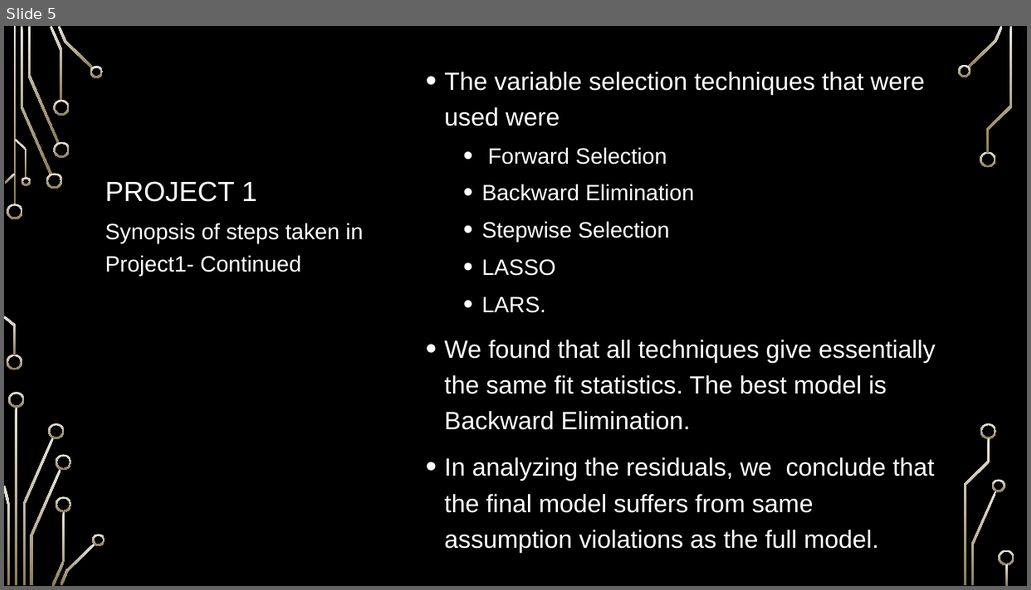
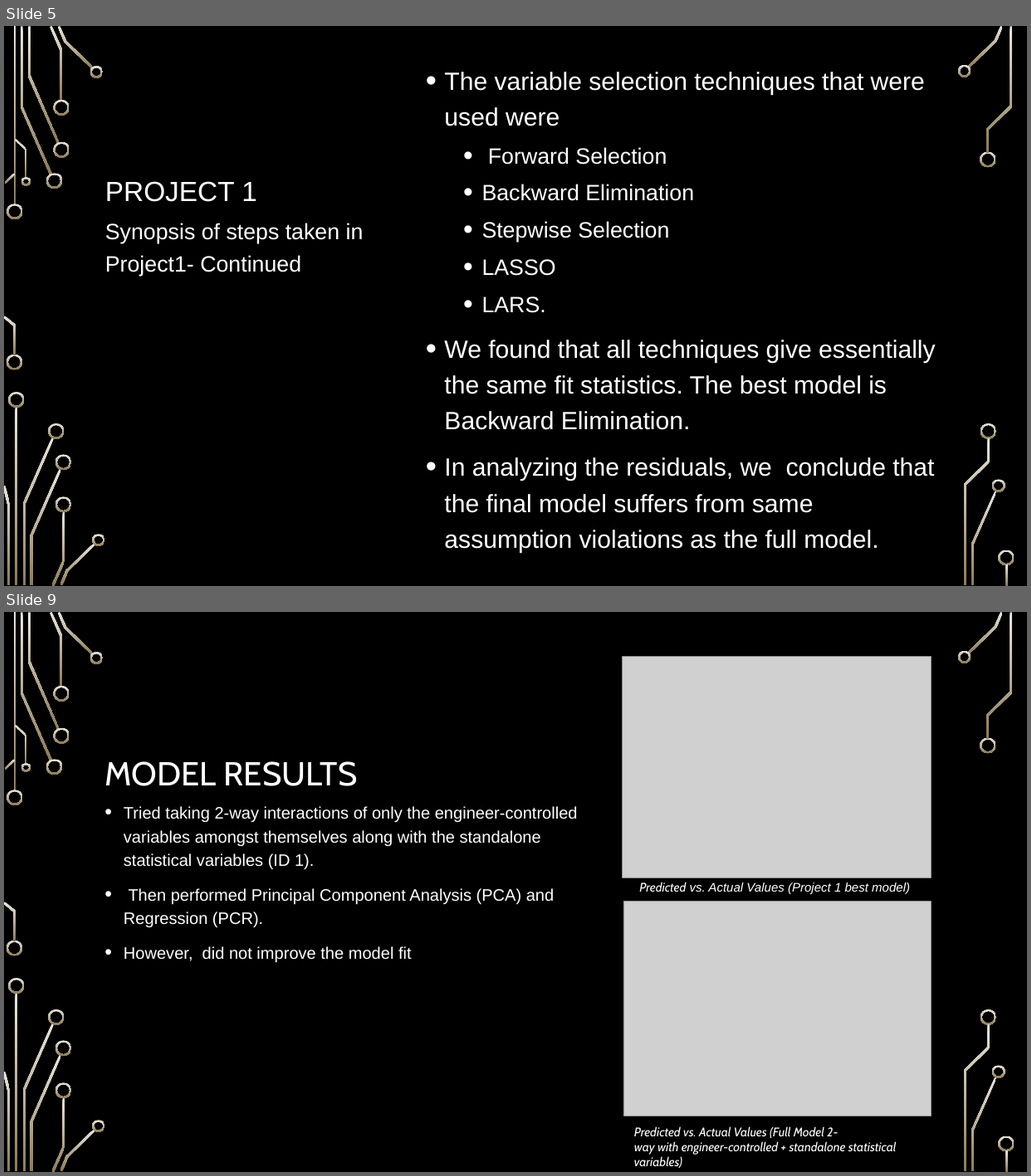
Before and after one commit to ngupta23/PredictingPerformanceIntegratedCircuits, a slide deck: Presentation/MSDS6372_Project2_Presentation.pptx. Shown one above the other, each under a label of ours: slide 5 before the commit, slides 5 and 9 after it; the slides between them are not shown. The pictures are 1031x590 and 1031x1176 pixels, drawn with LibreOffice and Linux fonts; fonts in the diff are those of the drawing; grey boxes stand for pictures; background and template pictures are left out. Boxes give left, top, right and bottom in pixels: in the first picture for what was removed or moved away, otherwise in the second. Text is boxed around its words. In the diff, an @@ line names an element or a change of style, - is before the commit and + after.

Commit message:
Update MSDS6372_Project2_Presentation.pptx
presntation update

```diff
--- a/Presentation/MSDS6372_Project2_Presentation.pptx
+++ b/Presentation/MSDS6372_Project2_Presentation.pptx
@@ slide 9 added at (4, 612, 1027, 1172), background picture (left out); not listed: 36 template elements that a slide beside it also shows @@
@@ picture added at (622, 657, 930, 878) @@
@@ title added at (104, 761, 358, 786), 47.9 pt, text #FFFFFF @@
+MODEL RESULTS
@@ text added at (124, 806, 578, 962), 23.9 pt, text #FFFFFF @@
+• Tried taking 2-way interactions of only the engineer-controlled variables amongst themselves along with the standalone statistical variables (ID 1).
+• Then performed Principal Component Analysis (PCA) and Regression (PCR).
+• However, did not improve the model fit
@@ text added at (639, 882, 910, 894), 18 pt, text #FFFFFF, italic @@
+Predicted vs. Actual Values (Project 1 best model)
@@ picture added at (623, 902, 930, 1116) @@
@@ text added at (634, 1127, 896, 1168), 18 pt, text #FFFFFF, italic @@
+Predicted vs. Actual Values (Full Model 2-way with engineer-controlled + standalone statistical variables)
```
Also in this commit, not shown: 2 slides changed, 9 other slides added, 1 slide removed.
